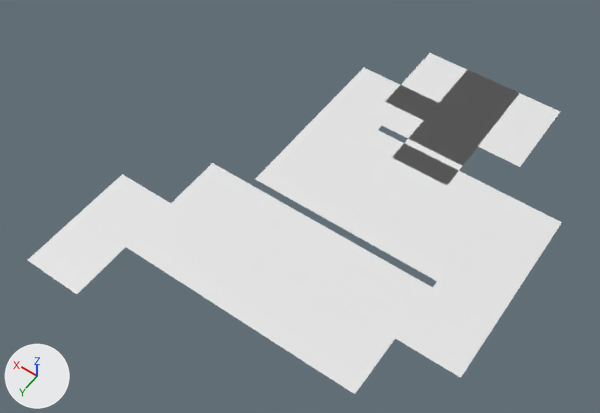
A saved change to the Blender file Assets/Models/Rooms.blend.
Before and after are seen from a 50 mm lens placed at (-13.7, 42.0, 39.9), pointed at (4.2, 16.9, 0.5). Every picture has the same lights, and +X, +Y and +Z are marked at lower left.

Objects in the first picture: 'Room_03', 'Room_SpawnArea'.
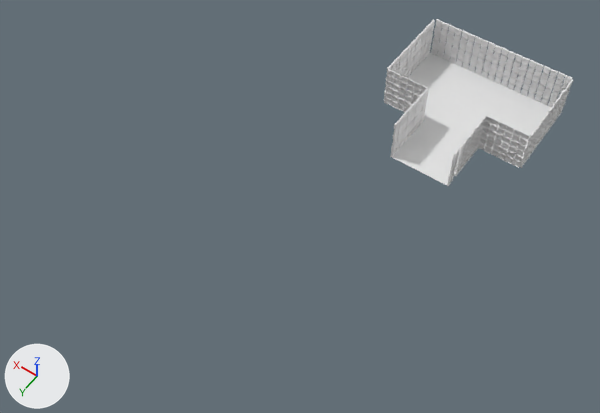
Commit message: Add spawn area walls

What differs and where, as boxes [x1, y1, x2, y2] in the pictures (600 x 413 px):
'Room_03', hidden: before [28, 68, 562, 394]
'Room_SpawnArea_Walls', added: after [384, 19, 573, 186]

What changed in the scene script:
```text
Add me_plane_010:
    me_plane_010.from_pydata(...)  # 3450 vertices, 2142 faces; spans x -9.14..1.14, y -4.02..6.14, z -0.01..2.97
Change ob_room_03:
    add ob_room_03.hide_set(True)
Add ob_room_spawnarea_walls:
    ob_room_spawnarea_walls = bpy.data.objects.new('Room_SpawnArea_Walls', me_plane_010)
    ob_room_spawnarea_walls.location = (-4.0, 6.0, 0.0)
    ob_room_spawnarea_walls.rotation_euler = (0.0, 0.0, -3.142)  # degrees (0, 0, -180)
```
